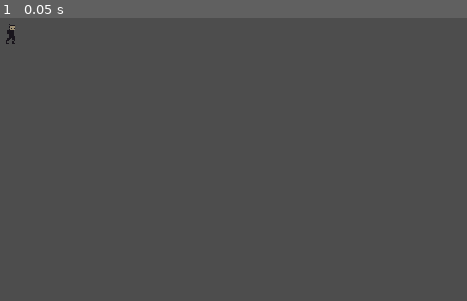
Above: before the commit, frame 1.
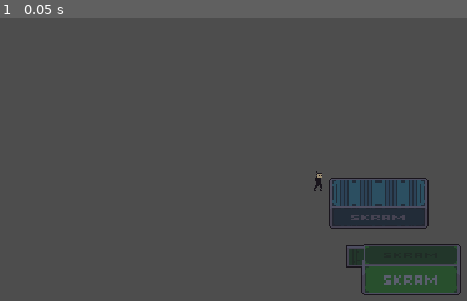
Above: after the commit, the same moment.

Repository: ExHilEr8/Game-Off-2024---YOU-were-not-here
Game: Godot game, scene res://scenes/main.tscn
Two runs of this game, one before a commit and one after it. Both use one fixed random seed, a clock stepped at 60 frames per second and the inputs below.
Inputs:
- Up to frame 1 (0.05 s): no input

The runs differ from the first frame. In frame 1, 6.9% of the frame differs, in the area x 1-99%, y 2-98%.

Commit message:
Added temp main scene textures

Diff:
--- a/scenes/main.tscn
+++ b/scenes/main.tscn
@@ -1,7 +1,23 @@
-[gd_scene load_steps=2 format=3 uid="uid://b6wssjqpvgufy"]
+[gd_scene load_steps=4 format=3 uid="uid://b6wssjqpvgufy"]
 
 [ext_resource type="Texture2D" uid="uid://co1hsldqffgio" path="res://assets/sprites/robber.png" id="1_mlooy"]
+[ext_resource type="Texture2D" uid="uid://ikvh6sbqb0ww" path="res://assets/objects/shippingcontainers/shippingbluehorizontalclosed.png" id="2_60qg1"]
+[ext_resource type="Texture2D" uid="uid://dmejx0n5kcen7" path="res://assets/objects/shippingcontainers/shippinggreenhorizontalinside.png" id="3_hyisd"]
 
-[node name="Robber" type="Sprite2D"]
-position = Vector2(74, 62)
+[node name="Node" type="Node"]
+
+[node name="Robber" type="Sprite2D" parent="."]
+texture_filter = 1
+position = Vector2(10, 10)
 texture = ExtResource("1_mlooy")
+
+[node name="Camera2D" type="Camera2D" parent="."]
+position = Vector2(10, 10)
+
+[node name="Shippingbluehorizontalclosed" type="Sprite2D" parent="."]
+position = Vector2(59, 27)
+texture = ExtResource("2_60qg1")
+
+[node name="Shippinggreenhorizontalinside" type="Sprite2D" parent="."]
+position = Vector2(79, 80)
+texture = ExtResource("3_hyisd")
